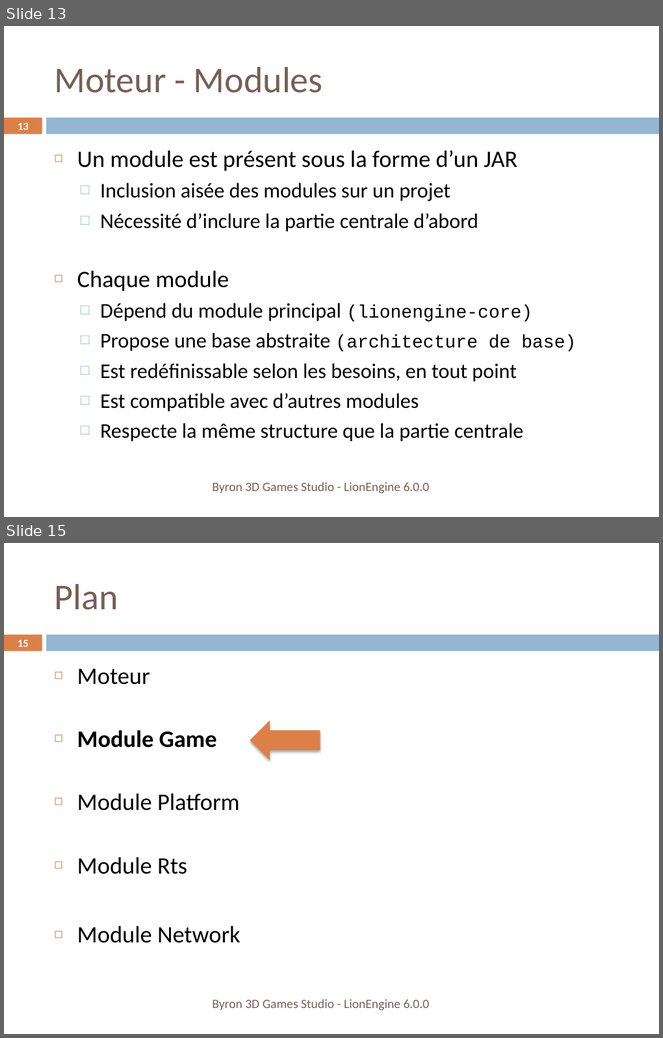
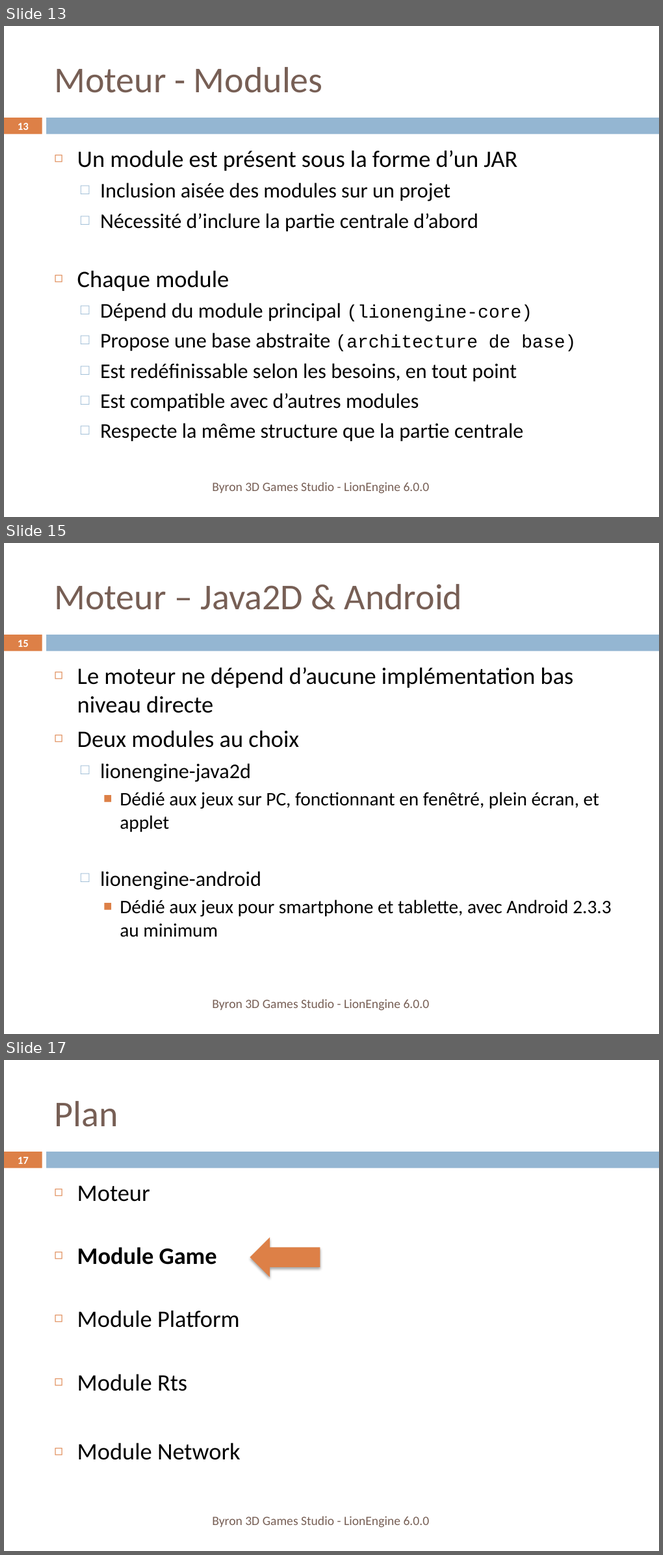
Before and after one commit to b3dgs/lionengine, a slide deck: doc/src/lionengine.pptx. Shown one above the other, each under a label of ours: slides 13 and 15 before the commit, slides 13, 15 and 17 after it; the slides between them are not shown. The pictures are 663x1038 and 663x1555 pixels, drawn with LibreOffice and Linux fonts; fonts in the diff are those of the drawing. Boxes give left, top, right and bottom in pixels: in the first picture for what was removed or moved away, otherwise in the second. Text is boxed around its words. In the diff, an @@ line names an element or a change of style, - is before the commit and + after.

```diff
--- a/doc/src/lionengine.pptx
+++ b/doc/src/lionengine.pptx
@@ slide 15 added at bbox=[4, 543, 659, 1034], background #FFFFFF; not listed: 2 template elements that a slide beside it also shows @@
@@ title added at bbox=[54, 584, 462, 610], 40 pt, text #775F55 @@
+Moteur – Java2D & Android
@@ page number added at bbox=[18, 640, 29, 647], 11.9 pt, text #FFFFFF, bold @@
+15
@@ text added at bbox=[77, 667, 611, 938], 21 pt, text #000000 @@
+◻ Le moteur ne dépend d’aucune implémentation bas niveau directe
+◻ Deux modules au choix
+  □ lionengine-java2d
+    ■ Dédié aux jeux sur PC, fonctionnant en fenêtré, plein écran, et applet
+  □ lionengine-android
+    ■ Dédié aux jeux pour smartphone et tablette, avec Android 2.3.3 au minimum
@@ text added at bbox=[212, 999, 430, 1011], 14 pt, text #775F55 @@
+Byron 3D Games Studio - LionEngine 6.0.0
@@ what was slide 15 is now slide 17 @@
@@ page number at bbox=[18, 1157, 29, 1164]: text changed @@
-15
+17
```
Also in this commit, not shown: 7 slides changed, 1 other slide added, 4 other files.
